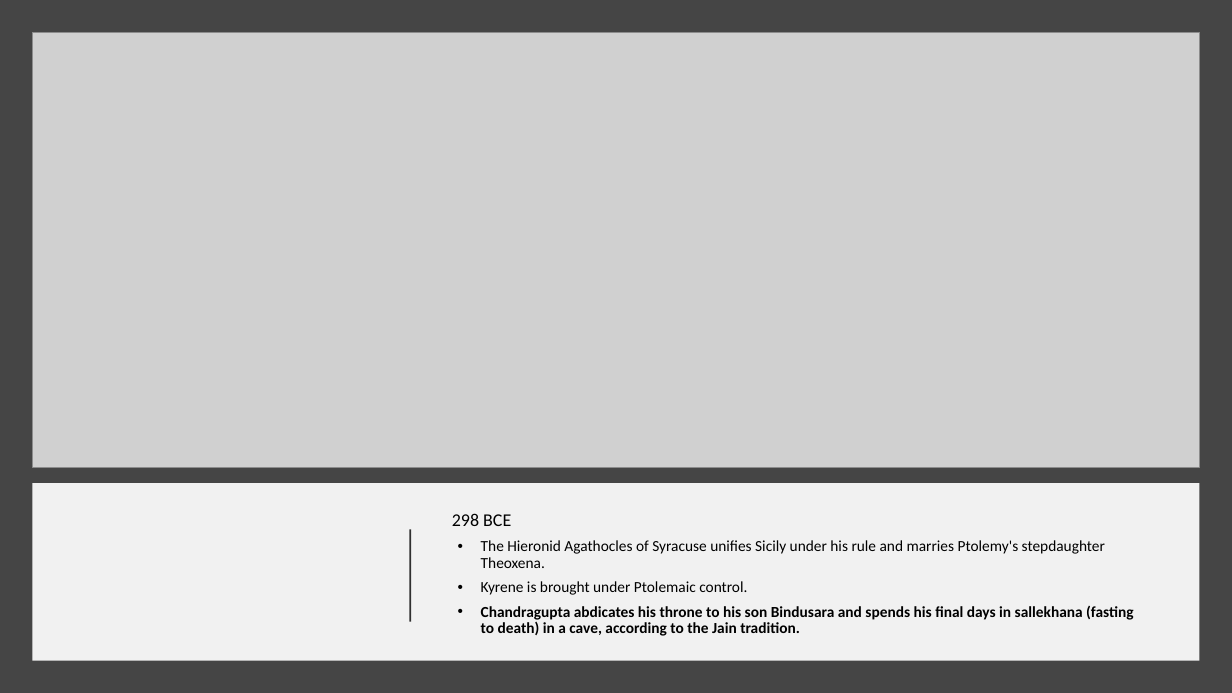
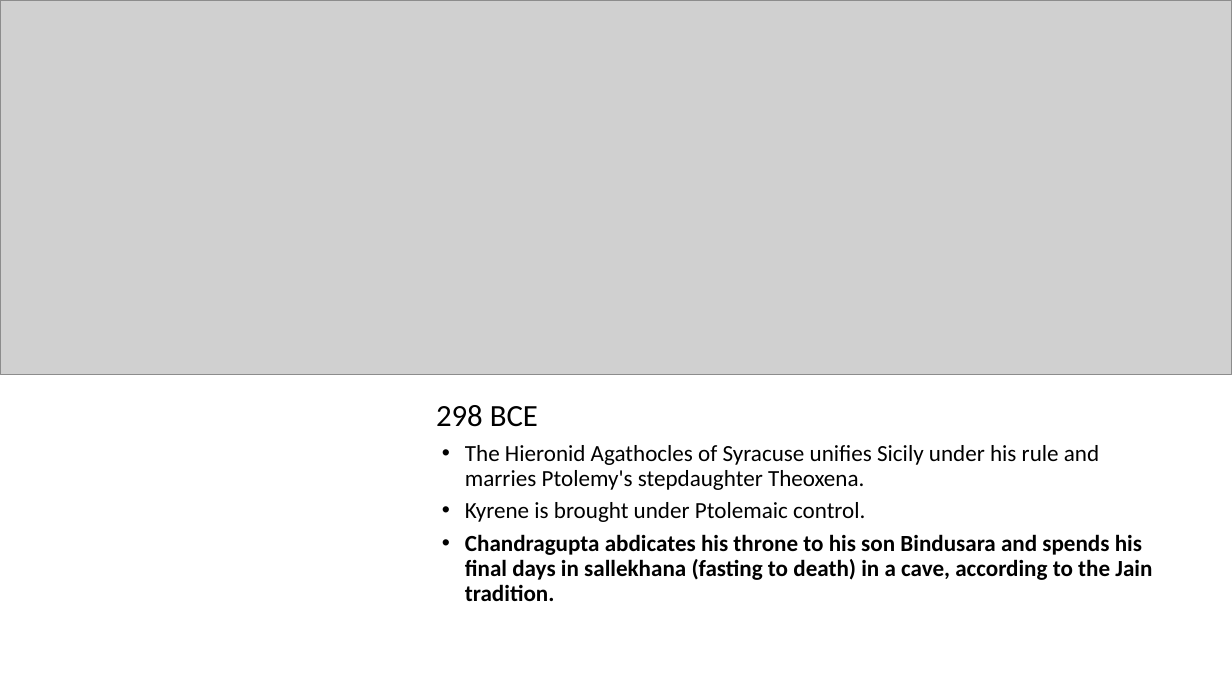
Before and after one commit to 00matthew2000/Lux-Ultima, a slide deck: slide 9 of Map Timeline.pptx. Drawn at 1232x693 pixels with LibreOffice and Linux fonts; fonts in the diff are those of the drawing; grey boxes stand for pictures. Boxes give left, top, right and bottom in pixels: in the first picture for what was removed or moved away, otherwise in the second. Text is boxed around its words. In the diff, an @@ line names an element or a change of style, - is before the commit and + after.

```diff
--- a/Map Timeline.pptx
+++ b/Map Timeline.pptx
@@ background #454545 to #FFFFFF @@
@@ picture: place and size @@
-picture at bbox=[32, 32, 1200, 468]
+picture at bbox=[0, 0, 1232, 375]
@@ text "298 BCE": place and size @@
-text "298 BCE" at bbox=[452, 513, 1133, 636]
+text "298 BCE" at bbox=[436, 405, 1152, 601]
@@ text "298 BCE" at bbox=[436, 405, 1152, 601]: size 14 to 24 pt in "298 BCE"; size 12 to 18 pt @@
@@ rectangle removed at bbox=[32, 483, 1200, 661] @@
@@ line removed from (410, 622) to (410, 530) @@
```
Also in this commit, not shown: 4 other slides changed, 6 slides added.
